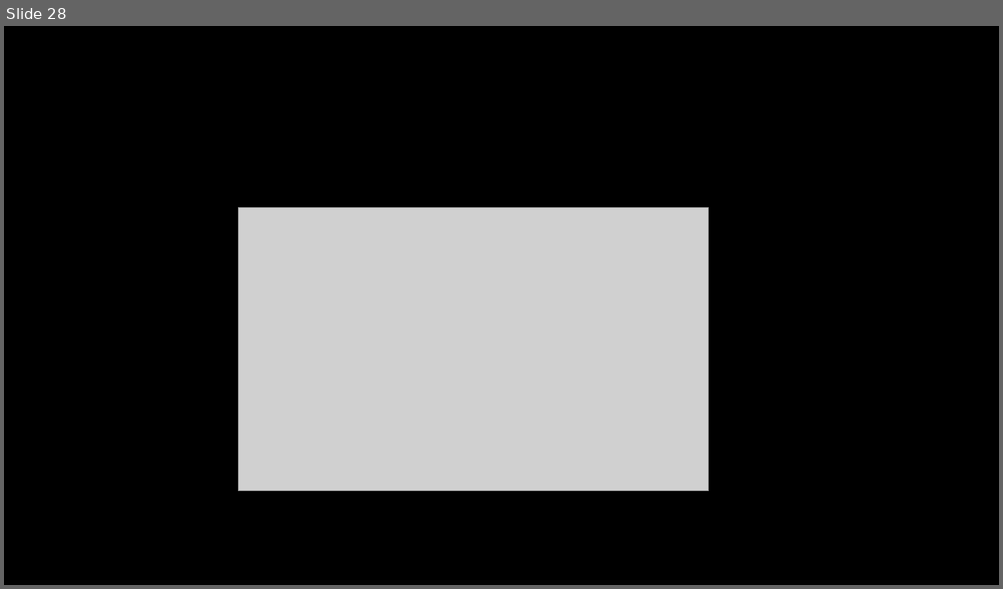
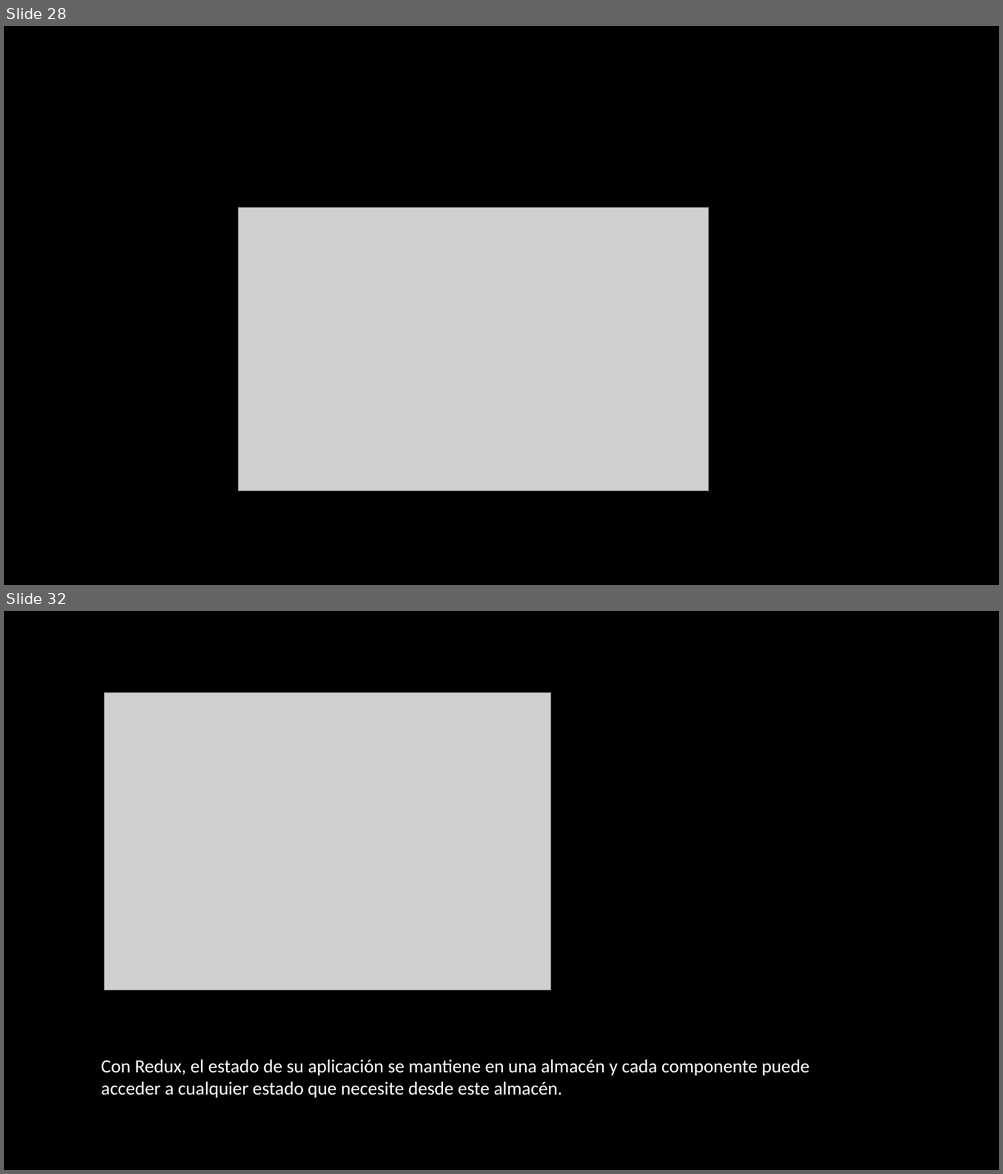
Before and after one commit to mhortac/ReactClass, a slide deck: src/assets/CURSO DE REACTJS - Fiscalia.pptx. Shown one above the other, each under a label of ours: slide 28 before the commit, slides 28 and 32 after it; the slides between them are not shown. The pictures are 1003x589 and 1003x1174 pixels, drawn with LibreOffice and Linux fonts; fonts in the diff are those of the drawing; grey boxes stand for pictures; background and template pictures are left out. Boxes give left, top, right and bottom in pixels: in the first picture for what was removed or moved away, otherwise in the second. Text is boxed around its words. In the diff, an @@ line names an element or a change of style, - is before the commit and + after.

```diff
--- a/src/assets/CURSO DE REACTJS - Fiscalia.pptx
+++ b/src/assets/CURSO DE REACTJS - Fiscalia.pptx
@@ slide 32 added at bbox=[4, 611, 999, 1170], background picture (left out) @@
@@ picture added at bbox=[104, 692, 550, 990] @@
@@ text added at bbox=[101, 1059, 810, 1098], 18 pt, text #FFFFFF @@
+Con Redux, el estado de su aplicación se mantiene en una almacén y cada componente puede acceder a cualquier estado que necesite desde este almacén.
```
Also in this commit, not shown: 9 other slides added, 12 other files.
